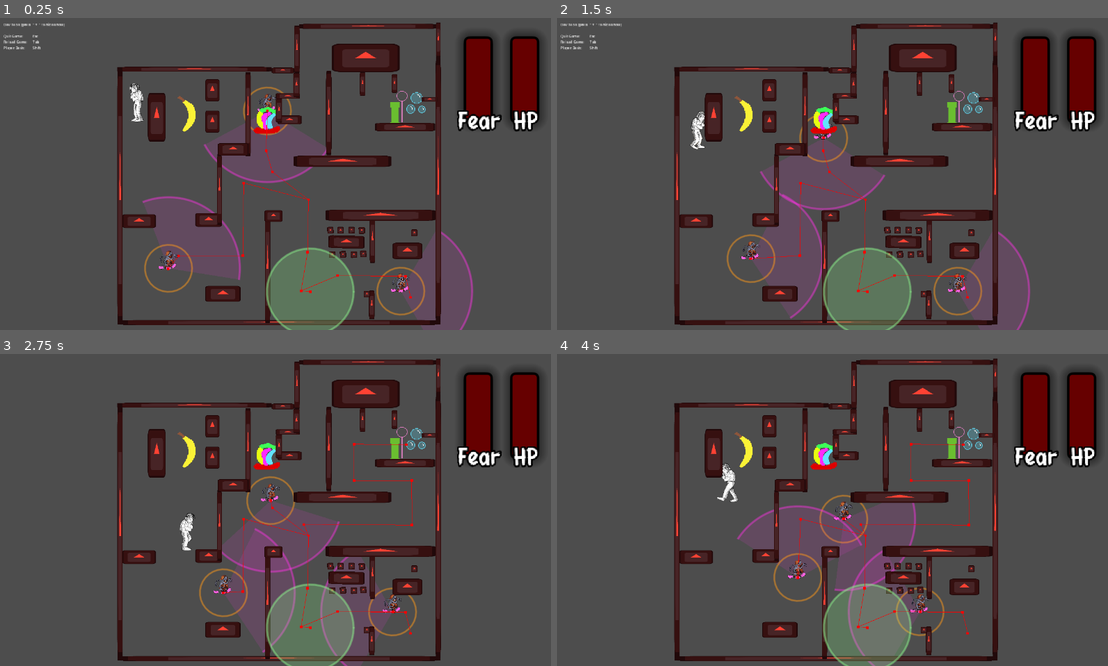
Above: before the commit, frames 1-4 (two rows, left to right).
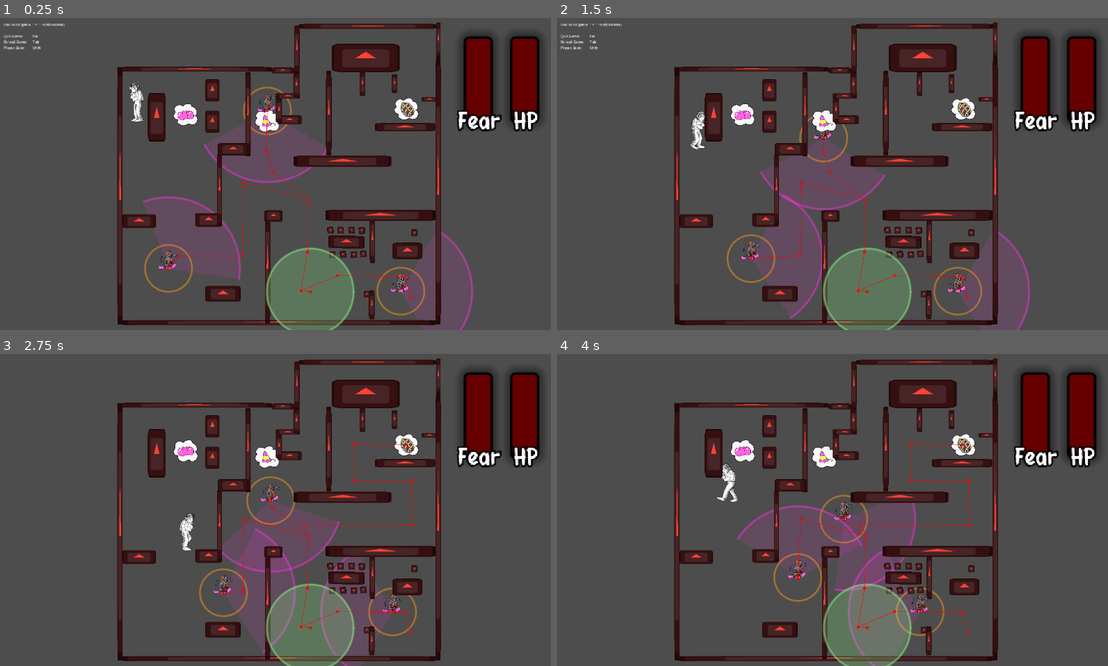
Above: after the commit, the same moments.

Repository: CarolineRoemer1998/NotABug
Game: Godot game, scene res://components/main/main.tscn
The game is run twice, just before and just after one commit, with the same random seed, the same clock (stepped at 60 frames per second) and the same inputs. The engine's default icon, where the game draws it, is replaced by a stand-in: a white triangle on a blue panel in a dark square.
Inputs:
- Up to frame 1 (0.25 s): no input
- Up to frame 2 (1.5 s): hold D (move_right) 0.53-1.28 s; tap Space (accept) at 0.6 s; hold S (move_down) from 1.28 s (still down); tap Shift (dash) at 1.35 s
- Up to frame 3 (2.75 s): release S (move_down) at 2.03 s; hold D (move_right) from 2.03 s (still down); tap ] (show_or_hide_dev_tools) at 2.1 s
- Up to frame 4 (4 s): release D (move_right) at 2.78 s; hold W (move_up) 2.78-3.53 s; tap Space (accept) at 2.85 s; hold A (move_left) from 3.53 s (still down); tap Shift (dash) at 3.6 s

The runs differ from the first frame. In frame 1, 1.0% of the frame differs, in the area x 31-78%, y 23-38%; in frame 2, 1.0%; in frame 3, 1.0%; in frame 4, 1.0%.

Commit message:
Implemented animated item assets

Diff:
--- a/components/items/ItemData.gd
+++ b/components/items/ItemData.gd
@@ -4,5 +4,5 @@
 @export var item_name : String
 @export var type : Item.TYPE
 @export var fear_reduction : float # Wert, um den Fear-Meter gesenkt wird
-@export var item_texture : Texture2D
+@export var item_texture : SpriteFrames
 @export var wearable_texture : Texture2D
--- /dev/null
+++ b/components/items/SpriteFrames/ItemHat.tres
@@ -0,0 +1,53 @@
+[gd_resource type="SpriteFrames" format=3 uid="uid://d1bjvfx6lcrcu"]
+
+[ext_resource type="Texture2D" uid="uid://cd0agpjcdhfqr" path="res://art/Items/Items_Hat.png" id="1_jfkhd"]
+
+[sub_resource type="AtlasTexture" id="AtlasTexture_ud1gh"]
+atlas = ExtResource("1_jfkhd")
+region = Rect2(0, 0, 256, 256)
+
+[sub_resource type="AtlasTexture" id="AtlasTexture_p84nn"]
+atlas = ExtResource("1_jfkhd")
+region = Rect2(256, 0, 256, 256)
+
+[sub_resource type="AtlasTexture" id="AtlasTexture_7ubql"]
+atlas = ExtResource("1_jfkhd")
+region = Rect2(512, 0, 256, 256)
+
+[sub_resource type="AtlasTexture" id="AtlasTexture_cljr4"]
+atlas = ExtResource("1_jfkhd")
+region = Rect2(768, 0, 256, 256)
+
+[sub_resource type="AtlasTexture" id="AtlasTexture_otcbt"]
+atlas = ExtResource("1_jfkhd")
+region = Rect2(1024, 0, 256, 256)
+
+[sub_resource type="AtlasTexture" id="AtlasTexture_fa8b5"]
+atlas = ExtResource("1_jfkhd")
+region = Rect2(1280, 0, 256, 256)
+
+[resource]
+animations = [{
+"frames": [{
+"duration": 1.0,
+"texture": SubResource("AtlasTexture_ud1gh")
+}, {
+"duration": 1.0,
+"texture": SubResource("AtlasTexture_p84nn")
+}, {
+"duration": 1.0,
+"texture": SubResource("AtlasTexture_7ubql")
+}, {
+"duration": 1.0,
+"texture": SubResource("AtlasTexture_cljr4")
+}, {
+"duration": 1.0,
+"texture": SubResource("AtlasTexture_otcbt")
+}, {
+"duration": 1.0,
+"texture": SubResource("AtlasTexture_fa8b5")
+}],
+"loop": true,
+"name": &"floating",
+"speed": 5.0
+}]
--- /dev/null
+++ b/components/items/SpriteFrames/ItemPie.tres
@@ -0,0 +1,53 @@
+[gd_resource type="SpriteFrames" format=3 uid="uid://bagqfgt6ykxgn"]
+
+[ext_resource type="Texture2D" uid="uid://bae2a83wit2u5" path="res://art/Items/Items_Pie.png" id="1_dln1q"]
+
+[sub_resource type="AtlasTexture" id="AtlasTexture_xn1w6"]
+atlas = ExtResource("1_dln1q")
+region = Rect2(0, 0, 256, 256)
+
+[sub_resource type="AtlasTexture" id="AtlasTexture_d6d60"]
+atlas = ExtResource("1_dln1q")
+region = Rect2(256, 0, 256, 256)
+
+[sub_resource type="AtlasTexture" id="AtlasTexture_g88yo"]
+atlas = ExtResource("1_dln1q")
+region = Rect2(512, 0, 256, 256)
+
+[sub_resource type="AtlasTexture" id="AtlasTexture_jhdd3"]
+atlas = ExtResource("1_dln1q")
+region = Rect2(768, 0, 256, 256)
+
+[sub_resource type="AtlasTexture" id="AtlasTexture_ljawc"]
+atlas = ExtResource("1_dln1q")
+region = Rect2(1024, 0, 256, 256)
+
+[sub_resource type="AtlasTexture" id="AtlasTexture_fbun2"]
+atlas = ExtResource("1_dln1q")
+region = Rect2(1280, 0, 256, 256)
+
+[resource]
+animations = [{
+"frames": [{
+"duration": 1.0,
+"texture": SubResource("AtlasTexture_xn1w6")
+}, {
+"duration": 1.0,
+"texture": SubResource("AtlasTexture_d6d60")
+}, {
+"duration": 1.0,
+"texture": SubResource("AtlasTexture_g88yo")
+}, {
+"duration": 1.0,
+"texture": SubResource("AtlasTexture_jhdd3")
+}, {
+"duration": 1.0,
+"texture": SubResource("AtlasTexture_ljawc")
+}, {
+"duration": 1.0,
+"texture": SubResource("AtlasTexture_fbun2")
+}],
+"loop": true,
+"name": &"floating",
+"speed": 5.0
+}]
--- /dev/null
+++ b/components/items/SpriteFrames/ItemShoes.tres
@@ -0,0 +1,53 @@
+[gd_resource type="SpriteFrames" format=3 uid="uid://dw7safoehffg7"]
+
+[ext_resource type="Texture2D" uid="uid://d0q4odj2u8ehc" path="res://art/Items/Items_Shoes.png" id="1_xq2ae"]
+
+[sub_resource type="AtlasTexture" id="AtlasTexture_85tjn"]
+atlas = ExtResource("1_xq2ae")
+region = Rect2(0, 0, 256, 256)
+
+[sub_resource type="AtlasTexture" id="AtlasTexture_di5k2"]
+atlas = ExtResource("1_xq2ae")
+region = Rect2(256, 0, 256, 256)
+
+[sub_resource type="AtlasTexture" id="AtlasTexture_bom0c"]
+atlas = ExtResource("1_xq2ae")
+region = Rect2(512, 0, 256, 256)
+
+[sub_resource type="AtlasTexture" id="AtlasTexture_qf8hy"]
+atlas = ExtResource("1_xq2ae")
+region = Rect2(768, 0, 256, 256)
+
+[sub_resource type="AtlasTexture" id="AtlasTexture_rth0a"]
+atlas = ExtResource("1_xq2ae")
+region = Rect2(1024, 0, 256, 256)
+
+[sub_resource type="AtlasTexture" id="AtlasTexture_8emnx"]
+atlas = ExtResource("1_xq2ae")
+region = Rect2(1280, 0, 256, 256)
+
+[resource]
+animations = [{
+"frames": [{
+"duration": 1.0,
+"texture": SubResource("AtlasTexture_85tjn")
+}, {
+"duration": 1.0,
+"texture": SubResource("AtlasTexture_di5k2")
+}, {
+"duration": 1.0,
+"texture": SubResource("AtlasTexture_bom0c")
+}, {
+"duration": 1.0,
+"texture": SubResource("AtlasTexture_qf8hy")
+}, {
+"duration": 1.0,
+"texture": SubResource("AtlasTexture_rth0a")
+}, {
+"duration": 1.0,
+"texture": SubResource("AtlasTexture_8emnx")
+}],
+"loop": true,
+"name": &"floating",
+"speed": 5.0
+}]
--- a/components/items/Variants/Banana.tres
+++ /dev/null
@@ -1,13 +0,0 @@
-[gd_resource type="Resource" script_class="ItemData" format=3 uid="uid://bywfccd17m23r"]
-
-[ext_resource type="Texture2D" uid="uid://car8bwintfd2h" path="res://components/items/TempArt/Banana.png" id="1_qqfxr"]
-[ext_resource type="Script" uid="uid://dtxdvlwyjt21l" path="res://components/items/ItemData.gd" id="1_viqge"]
-
-[resource]
-script = ExtResource("1_viqge")
-item_name = "Banana"
-type = 1
-fear_reduction = 30.0
-item_texture = ExtResource("1_qqfxr")
-wearable_texture = ExtResource("1_qqfxr")
-metadata/_custom_type_script = "uid://dtxdvlwyjt21l"
--- a/components/items/Variants/Bubbles.tres
+++ /dev/null
@@ -1,13 +0,0 @@
-[gd_resource type="Resource" script_class="ItemData" format=3 uid="uid://conptwbmdslrp"]
-
-[ext_resource type="Texture2D" uid="uid://du3dsw5ejpyv0" path="res://components/items/TempArt/Bubbles.png" id="1_15uej"]
-[ext_resource type="Script" uid="uid://dtxdvlwyjt21l" path="res://components/items/ItemData.gd" id="1_ywvcx"]
-
-[resource]
-script = ExtResource("1_ywvcx")
-item_name = "Bubbles"
-type = 2
-fear_reduction = 30.0
-item_texture = ExtResource("1_15uej")
-wearable_texture = ExtResource("1_15uej")
-metadata/_custom_type_script = "uid://dtxdvlwyjt21l"
--- a/components/items/Variants/BalloonHat.tres
+++ b/components/items/Variants/Hat.tres
@@ -1,5 +1,6 @@
 [gd_resource type="Resource" script_class="ItemData" format=3 uid="uid://cs8tqveeast2x"]
 
+[ext_resource type="SpriteFrames" uid="uid://d1bjvfx6lcrcu" path="res://components/items/SpriteFrames/ItemHat.tres" id="1_caccj"]
 [ext_resource type="Script" uid="uid://dtxdvlwyjt21l" path="res://components/items/ItemData.gd" id="1_npvuh"]
 [ext_resource type="Texture2D" uid="uid://cohatrquk8ova" path="res://components/items/TempArt/BalloonHat.png" id="1_t7vn7"]
 
@@ -7,6 +8,6 @@
 script = ExtResource("1_npvuh")
 item_name = "Balloon Hat"
 fear_reduction = 60.0
-item_texture = ExtResource("1_t7vn7")
+item_texture = ExtResource("1_caccj")
 wearable_texture = ExtResource("1_t7vn7")
 metadata/_custom_type_script = "uid://dtxdvlwyjt21l"
--- /dev/null
+++ b/components/items/Variants/Pie.tres
@@ -0,0 +1,14 @@
+[gd_resource type="Resource" script_class="ItemData" format=3 uid="uid://conptwbmdslrp"]
+
+[ext_resource type="SpriteFrames" uid="uid://bagqfgt6ykxgn" path="res://components/items/SpriteFrames/ItemPie.tres" id="1_yturm"]
+[ext_resource type="Script" uid="uid://dtxdvlwyjt21l" path="res://components/items/ItemData.gd" id="2_55cjm"]
+[ext_resource type="Texture2D" uid="uid://du3dsw5ejpyv0" path="res://components/items/TempArt/Bubbles.png" id="3_fbw3f"]
+
+[resource]
+script = ExtResource("2_55cjm")
+item_name = "Bubbles"
+type = 2
+fear_reduction = 30.0
+item_texture = ExtResource("1_yturm")
+wearable_texture = ExtResource("3_fbw3f")
+metadata/_custom_type_script = "uid://dtxdvlwyjt21l"
--- /dev/null
+++ b/components/items/Variants/Shoes.tres
@@ -0,0 +1,14 @@
+[gd_resource type="Resource" script_class="ItemData" format=3 uid="uid://bywfccd17m23r"]
+
+[ext_resource type="SpriteFrames" uid="uid://dw7safoehffg7" path="res://components/items/SpriteFrames/ItemShoes.tres" id="1_o5x7t"]
+[ext_resource type="Script" uid="uid://dtxdvlwyjt21l" path="res://components/items/ItemData.gd" id="2_djnf1"]
+[ext_resource type="Texture2D" uid="uid://car8bwintfd2h" path="res://components/items/TempArt/Banana.png" id="3_jdyka"]
+
+[resource]
+script = ExtResource("2_djnf1")
+item_name = "Pie"
+type = 1
+fear_reduction = 30.0
+item_texture = ExtResource("1_o5x7t")
+wearable_texture = ExtResource("3_jdyka")
+metadata/_custom_type_script = "uid://dtxdvlwyjt21l"
--- a/components/items/item.gd
+++ b/components/items/item.gd
@@ -3,7 +3,7 @@
 
 enum TYPE { Hat, MeleeWeapon, RangedWeapon, Shoes, Mouth, Top, Bottom } # nicht final
 
-@onready var sprite_2d_as_collectable_item: Sprite2D = $Visuals/Sprite2D_AsCollectableItem
+@onready var sprite_2d_as_collectable_item: AnimatedSprite2D = $Visuals/Sprite2D_AsCollectableItem
 @onready var sprite_2d_as_worn_by_enemy: Sprite2D = $Visuals/Sprite2D_AsWornByEnemy
 
 const ITEM : PackedScene = preload("res://components/items/item.tscn")
@@ -18,6 +18,7 @@
 func _ready() -> void:
 	Signals.item_collected.connect(handle_item_collected)
 	set_data()
+	sprite_2d_as_collectable_item.play("floating")
 
 func handle_item_collected(_item: Item):
 	if _item == self:
@@ -25,4 +26,4 @@
 
 func set_data():
 	name = item_data.item_name
-	sprite_2d_as_collectable_item.texture = item_data.item_texture
+	sprite_2d_as_collectable_item.sprite_frames = item_data.item_texture
--- a/components/items/item.tscn
+++ b/components/items/item.tscn
@@ -1,6 +1,7 @@
 [gd_scene format=3 uid="uid://blturomwm8a8h"]
 
 [ext_resource type="Script" uid="uid://bm377hkfwsb30" path="res://components/items/item.gd" id="1_cco1e"]
+[ext_resource type="SpriteFrames" uid="uid://dw7safoehffg7" path="res://components/items/SpriteFrames/ItemShoes.tres" id="2_rtbc8"]
 
 [sub_resource type="CircleShape2D" id="CircleShape2D_cco1e"]
 
@@ -9,8 +10,12 @@
 script = ExtResource("1_cco1e")
 
 [node name="Visuals" type="Node2D" parent="." unique_id=1110195534]
+scale = Vector2(0.16, 0.16)
 
-[node name="Sprite2D_AsCollectableItem" type="Sprite2D" parent="Visuals" unique_id=20108553]
+[node name="Sprite2D_AsCollectableItem" type="AnimatedSprite2D" parent="Visuals" unique_id=1541126980]
+sprite_frames = ExtResource("2_rtbc8")
+animation = &"floating"
+frame_progress = 0.36359677
 
 [node name="Sprite2D_AsWornByEnemy" type="Sprite2D" parent="Visuals" unique_id=1300389570]
 visible = false
Binary file added: art/Items/Items_Hat.png
Not shown, added: art/Items/Items_Hat.png.import
Binary file added: art/Items/Items_Pie.png
Not shown, added: art/Items/Items_Pie.png.import
Binary file added: art/Items/Items_Shoes.png
Not shown, added: art/Items/Items_Shoes.png.import
